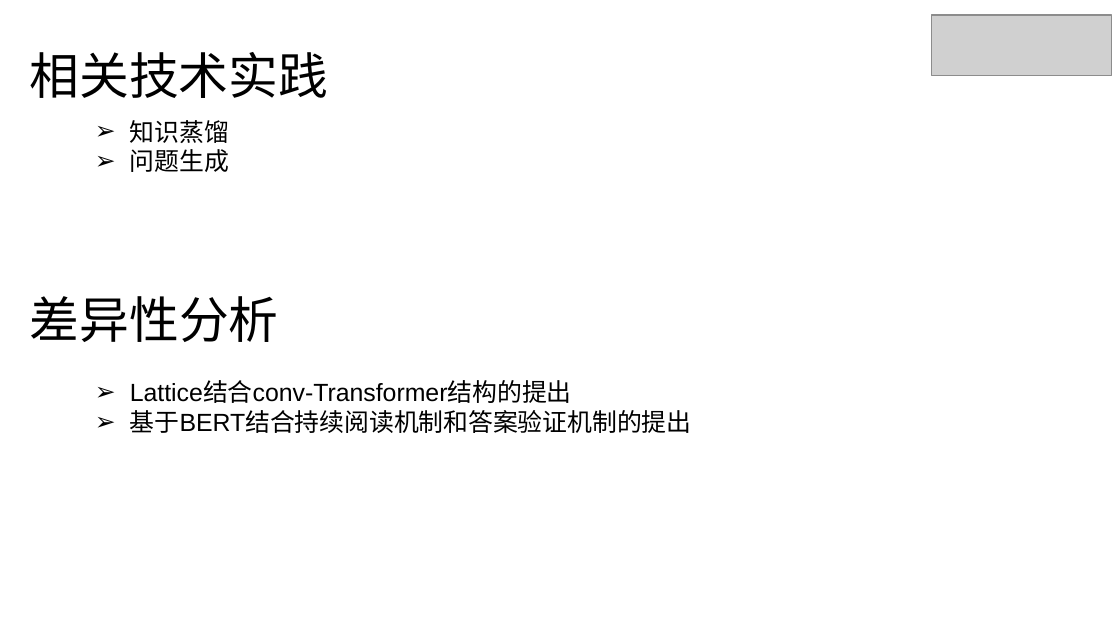
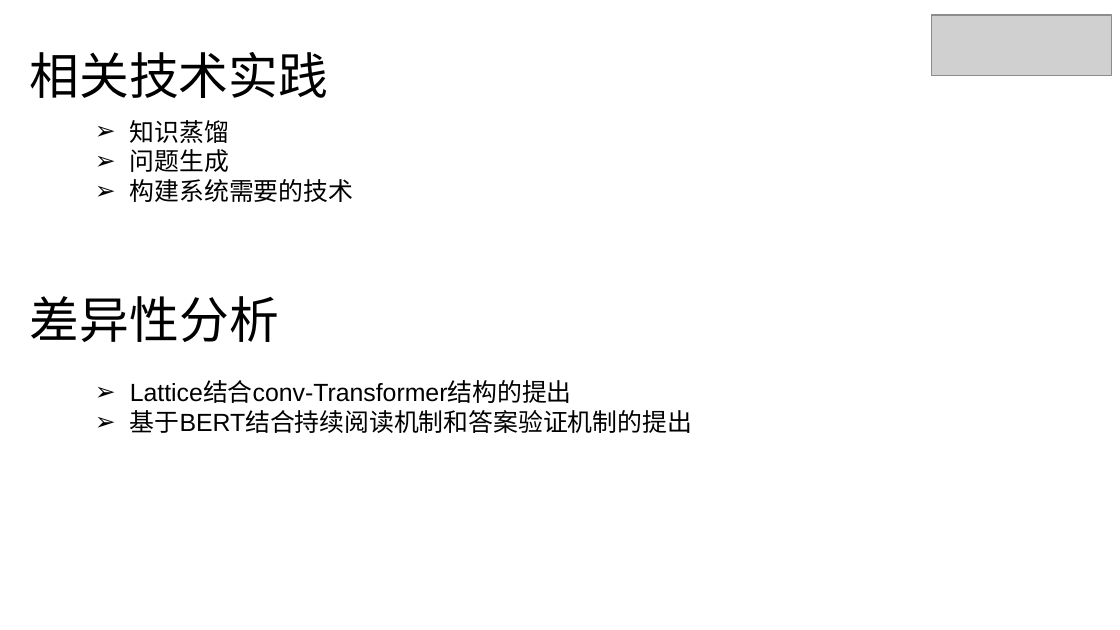
Before and after one commit to xhsun1997/ChineseMRC, a slide deck: slide 25 of 孙相会.pptx. Drawn at 1120x630 pixels with LibreOffice and Linux fonts; fonts in the diff are those of the drawing; grey boxes stand for pictures. Boxes give left, top, right and bottom in pixels: in the first picture for what was removed or moved away, otherwise in the second. Text is boxed around its words. In the diff, an @@ line names an element or a change of style, - is before the commit and + after.

```diff
--- a/孙相会.pptx
+++ b/孙相会.pptx
@@ text at box(130, 179, 353, 202): paragraph added @@
+➢ 构建系统需要的技术
```
Also in this commit, not shown: 5 other slides changed, 1 other file.
